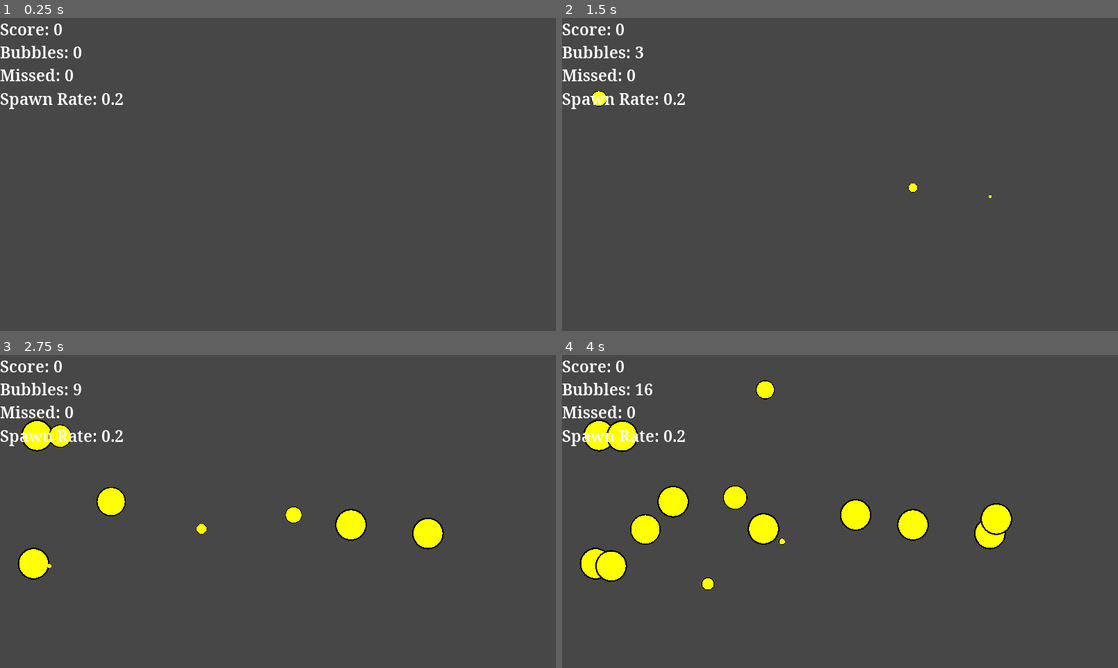
Above: before the commit, frames 1-4 (two rows, left to right).
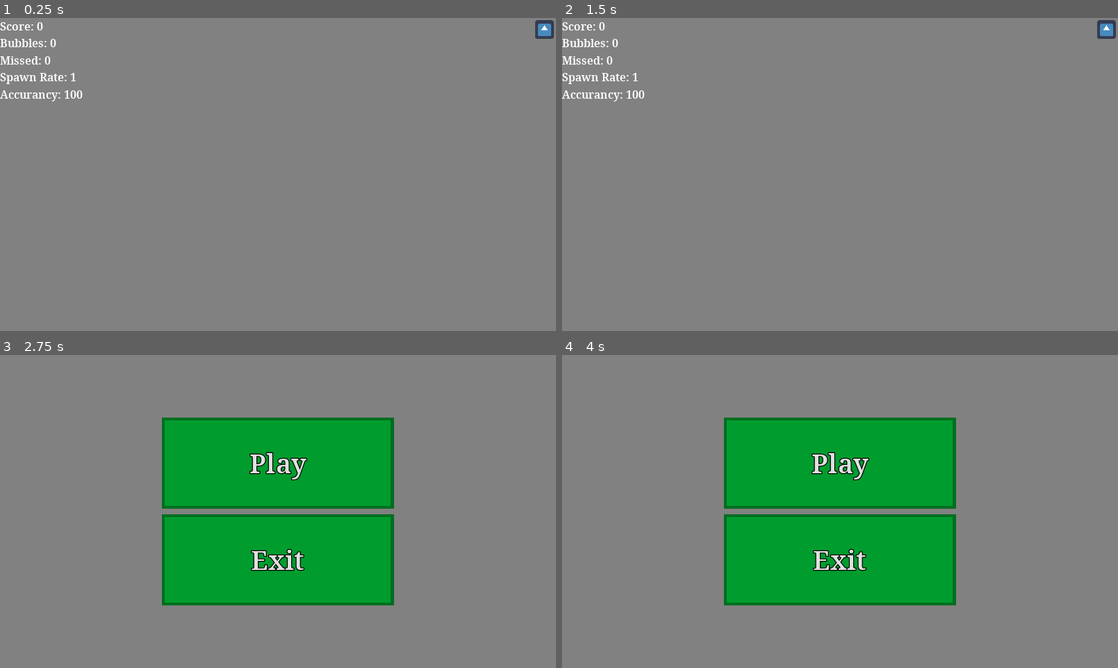
Above: after the commit, the same moments.

Repository: velzevelt/popcircle
Game: Godot game, scene res://scenes/game/game.tscn
Same seed, same stepped clock (60 frames per second), same inputs: the game is played once before the commit and once after it. The engine's default icon, where the game draws it, is replaced by a stand-in: a white triangle on a blue panel in a dark square.
Inputs (mouse positions are in pixels of both pictures, inside the frame that each line leads up to):
- Up to frame 1 (0.25 s): no input
- Up to frame 2 (1.5 s): click (1106, 30) at 0.52 s; click (840, 127) at 1.25 s, where only the run after the commit has a clickable "Play"
- Up to frame 3 (2.75 s): click (544, 367) at 2.02 s
- Up to frame 4 (4 s): click (840, 464) at 2.75 s, where only the run after the commit has a clickable "Play"; click (1106, 367) at 3.52 s

The runs differ from the first frame. In frame 1, 100% of the frame differs, in the area x 0-100%, y 0-100%; in frame 2, 100%; in frame 3, 100%; in frame 4, 100%.

Commit message:
upd

Diff:
--- a/project.godot
+++ b/project.godot
@@ -7,6 +7,16 @@
 ;   param=value ; assign values to parameters
 
 config_version=4
+
+_global_script_classes=[ {
+"base": "Node",
+"class": "CalculateAccurancy",
+"language": "GDScript",
+"path": "res://scenes/game/calculate_accurancy.gd"
+} ]
+_global_script_class_icons={
+"CalculateAccurancy": ""
+}
 
 [application]
 
@@ -34,6 +44,22 @@
 
 common/drop_mouse_on_gui_input_disabled=true
 
+[input]
+
+click={
+"deadzone": 0.5,
+"events": [ Object(InputEventMouseButton,"resource_local_to_scene":false,"resource_name":"","device":0,"alt":false,"shift":false,"control":false,"meta":false,"command":false,"button_mask":0,"position":Vector2( 0, 0 ),"global_position":Vector2( 0, 0 ),"factor":1.0,"button_index":1,"pressed":false,"doubleclick":false,"script":null)
+, Object(InputEventKey,"resource_local_to_scene":false,"resource_name":"","device":0,"alt":false,"shift":false,"control":false,"meta":false,"command":false,"pressed":false,"scancode":0,"physical_scancode":88,"unicode":0,"echo":false,"script":null)
+, Object(InputEventKey,"resource_local_to_scene":false,"resource_name":"","device":0,"alt":false,"shift":false,"control":false,"meta":false,"command":false,"pressed":false,"scancode":0,"physical_scancode":90,"unicode":0,"echo":false,"script":null)
+, Object(InputEventKey,"resource_local_to_scene":false,"resource_name":"","device":0,"alt":false,"shift":false,"control":false,"meta":false,"command":false,"pressed":false,"scancode":0,"physical_scancode":67,"unicode":0,"echo":false,"script":null)
+, Object(InputEventKey,"resource_local_to_scene":false,"resource_name":"","device":0,"alt":false,"shift":false,"control":false,"meta":false,"command":false,"pressed":false,"scancode":0,"physical_scancode":87,"unicode":0,"echo":false,"script":null)
+, Object(InputEventKey,"resource_local_to_scene":false,"resource_name":"","device":0,"alt":false,"shift":false,"control":false,"meta":false,"command":false,"pressed":false,"scancode":0,"physical_scancode":65,"unicode":0,"echo":false,"script":null)
+, Object(InputEventKey,"resource_local_to_scene":false,"resource_name":"","device":0,"alt":false,"shift":false,"control":false,"meta":false,"command":false,"pressed":false,"scancode":0,"physical_scancode":69,"unicode":0,"echo":false,"script":null)
+, Object(InputEventKey,"resource_local_to_scene":false,"resource_name":"","device":0,"alt":false,"shift":false,"control":false,"meta":false,"command":false,"pressed":false,"scancode":0,"physical_scancode":81,"unicode":0,"echo":false,"script":null)
+, Object(InputEventKey,"resource_local_to_scene":false,"resource_name":"","device":0,"alt":false,"shift":false,"control":false,"meta":false,"command":false,"pressed":false,"scancode":0,"physical_scancode":68,"unicode":0,"echo":false,"script":null)
+ ]
+}
+
 [input_devices]
 
 pointing/emulate_touch_from_mouse=true
--- a/scenes/bubble/bubble.tscn
+++ b/scenes/bubble/bubble.tscn
@@ -10,6 +10,8 @@
 [node name="Bubble" type="Node2D"]
 position = Vector2( 300, 0 )
 script = ExtResource( 1 )
+albedo = Color( 0.745098, 0.129412, 0.215686, 1 )
+outline_color = Color( 0.521569, 0.0901961, 0.152941, 1 )
 init_radius = 50
 init_outline_thickness = 5
 fade_in_duration = 1.0
--- a/scenes/bubble/circle.gd
+++ b/scenes/bubble/circle.gd
@@ -41,6 +41,10 @@
 		if event.pressed and _mouse_entered and not _handled:
 			_handled = true
 			_fade_out()
+			return
+	elif Input.is_action_pressed("click") and _mouse_entered and not _handled:
+		_handled = true
+		_fade_out()
 
 
 
--- /dev/null
+++ b/scenes/game/accurancy_label.gd
@@ -0,0 +1,17 @@
+extends Label
+
+var accurancy := 100.0
+var prefix := "Accurancy: "
+
+
+func _update_text():
+	text = prefix + str(accurancy)
+
+
+func _ready():
+	_update_text()
+
+
+func _on_CalculateAccurancy_accurancy_updated(new_accurancy):
+	accurancy = new_accurancy
+	_update_text()
--- /dev/null
+++ b/scenes/game/back_button.gd
@@ -0,0 +1,9 @@
+extends Button
+
+func _ready():
+	connect("pressed", self, "_on_pressed")
+
+
+func _on_pressed():
+	get_tree().change_scene("res://scenes/menu/menu.tscn")
+	get_tree().paused = false
--- /dev/null
+++ b/scenes/game/back_button_texture.gd
@@ -0,0 +1,9 @@
+extends TextureButton
+
+func _ready():
+	connect("pressed", self, "_on_pressed")
+
+
+func _on_pressed():
+	get_tree().change_scene("res://scenes/menu/menu.tscn")
+	get_tree().paused = false
--- /dev/null
+++ b/scenes/game/calculate_accurancy.gd
@@ -0,0 +1,44 @@
+class_name CalculateAccurancy
+extends Node
+
+signal accurancy_too_small
+signal accurancy_updated(new_accurancy)
+
+## Min accurancy player shoud be to not lose
+export var min_accurancy = 51
+
+var accurancy: float = 100.0
+var failed = 0
+var completed = 0
+
+func update_accurancy():
+	accurancy = calculate_accurancy(failed, completed)
+	if accurancy < min_accurancy:
+		emit_signal("accurancy_too_small")
+
+	emit_signal("accurancy_updated", accurancy)
+
+
+func calculate_accurancy(missed: int, score: int) -> float:
+	if missed == 0:
+		return 100.0
+
+	if missed >= score:
+		return 0.0
+
+	if score == 0:
+		score = 1
+
+	var result = float(missed) / float(score) * 100.0 - 100.0
+	result = abs(result)
+	return result
+
+
+func _on_Spawner_task_completed():
+	completed += 1
+	update_accurancy()
+
+
+func _on_Spawner_task_failed():
+	failed += 1
+	update_accurancy()
--- a/scenes/game/game.tscn
+++ b/scenes/game/game.tscn
@@ -7,6 +7,12 @@
 [ext_resource path="res://scenes/game/missed_label.gd" type="Script" id=5]
 [ext_resource path="res://scenes/game/game.gd" type="Script" id=6]
 [ext_resource path="res://scenes/game/spawn_rate_label.gd" type="Script" id=7]
+[ext_resource path="res://scenes/game/accurancy_label.gd" type="Script" id=8]
+[ext_resource path="res://scenes/game/calculate_accurancy.gd" type="Script" id=9]
+[ext_resource path="res://scenes/game/game_over.tscn" type="PackedScene" id=10]
+[ext_resource path="res://scenes/game/game_over_canvas.gd" type="Script" id=11]
+[ext_resource path="res://icon.png" type="Texture" id=12]
+[ext_resource path="res://scenes/game/back_button_texture.gd" type="Script" id=13]
 
 [node name="World" type="Node2D"]
 script = ExtResource( 6 )
@@ -23,7 +29,7 @@
 mouse_filter = 2
 size_flags_horizontal = 3
 size_flags_vertical = 3
-color = Color( 0.282353, 0.282353, 0.282353, 1 )
+color = Color( 0.509804, 0.509804, 0.509804, 1 )
 
 [node name="Spawner" parent="." instance=ExtResource( 1 )]
 
@@ -35,38 +41,73 @@
 mouse_filter = 2
 
 [node name="ScoreLabel" type="Label" parent="CanvasLayer2/VBoxContainer"]
-margin_right = 346.0
-margin_bottom = 78.0
+margin_right = 241.0
+margin_bottom = 55.0
 custom_fonts/font = ExtResource( 2 )
 text = "Score: "
 script = ExtResource( 3 )
 
 [node name="BubblesLabel" type="Label" parent="CanvasLayer2/VBoxContainer"]
-margin_top = 82.0
-margin_right = 346.0
-margin_bottom = 160.0
+margin_top = 59.0
+margin_right = 241.0
+margin_bottom = 114.0
 custom_fonts/font = ExtResource( 2 )
 text = "Bubbles:"
 script = ExtResource( 4 )
 
 [node name="MissedLabel" type="Label" parent="CanvasLayer2/VBoxContainer"]
-margin_top = 164.0
-margin_right = 346.0
-margin_bottom = 242.0
+margin_top = 118.0
+margin_right = 241.0
+margin_bottom = 173.0
 custom_fonts/font = ExtResource( 2 )
 text = "Missed:"
 script = ExtResource( 5 )
 
 [node name="SpawnRateLabel" type="Label" parent="CanvasLayer2/VBoxContainer"]
-margin_top = 246.0
-margin_right = 346.0
-margin_bottom = 324.0
+margin_top = 177.0
+margin_right = 241.0
+margin_bottom = 232.0
 custom_fonts/font = ExtResource( 2 )
 text = "Spawn Rate:"
 script = ExtResource( 7 )
+
+[node name="AccurancyLabel" type="Label" parent="CanvasLayer2/VBoxContainer"]
+margin_top = 236.0
+margin_right = 241.0
+margin_bottom = 291.0
+custom_fonts/font = ExtResource( 2 )
+text = "Accurancy:"
+script = ExtResource( 8 )
+
+[node name="TextureButton" type="TextureButton" parent="CanvasLayer2"]
+anchor_left = 1.0
+anchor_right = 1.0
+margin_left = -72.0
+margin_top = 8.0
+margin_right = -8.0
+margin_bottom = 72.0
+texture_normal = ExtResource( 12 )
+script = ExtResource( 13 )
+
+[node name="CalculateAccurancy" type="Node" parent="."]
+script = ExtResource( 9 )
+
+[node name="CanvasLayer3" type="CanvasLayer" parent="."]
+pause_mode = 2
+offset = Vector2( 2000, 0 )
+transform = Transform2D( 1, 0, 0, 1, 2000, 0 )
+script = ExtResource( 11 )
+anim_duration = 0.8
+
+[node name="GameOver" parent="CanvasLayer3" instance=ExtResource( 10 )]
 
 [connection signal="object_deleted" from="Spawner" to="CanvasLayer2/VBoxContainer/BubblesLabel" method="_on_Spawner_object_deleted"]
 [connection signal="object_spawned" from="Spawner" to="CanvasLayer2/VBoxContainer/BubblesLabel" method="_on_Spawner_object_spawned"]
 [connection signal="spawn_rate_changed" from="Spawner" to="CanvasLayer2/VBoxContainer/SpawnRateLabel" method="_on_Spawner_spawn_rate_changed"]
 [connection signal="task_completed" from="Spawner" to="CanvasLayer2/VBoxContainer/ScoreLabel" method="_on_Spawner_task_completed"]
+[connection signal="task_completed" from="Spawner" to="CalculateAccurancy" method="_on_Spawner_task_completed"]
 [connection signal="task_failed" from="Spawner" to="CanvasLayer2/VBoxContainer/MissedLabel" method="_on_Spawner_task_failed"]
+[connection signal="task_failed" from="Spawner" to="CalculateAccurancy" method="_on_Spawner_task_failed"]
+[connection signal="accurancy_too_small" from="CalculateAccurancy" to="CanvasLayer3/GameOver" method="_on_CalculateAccurancy_accurancy_too_small"]
+[connection signal="accurancy_too_small" from="CalculateAccurancy" to="CanvasLayer3" method="_on_CalculateAccurancy_accurancy_too_small"]
+[connection signal="accurancy_updated" from="CalculateAccurancy" to="CanvasLayer2/VBoxContainer/AccurancyLabel" method="_on_CalculateAccurancy_accurancy_updated"]
--- /dev/null
+++ b/scenes/game/game_over.gd
@@ -0,0 +1,9 @@
+extends Panel
+
+
+func _ready():
+	visible = false
+
+func _on_CalculateAccurancy_accurancy_too_small():
+	get_tree().paused = true
+	visible = true
--- /dev/null
+++ b/scenes/game/game_over.tscn
@@ -0,0 +1,80 @@
+[gd_scene load_steps=10 format=2]
+
+[ext_resource path="res://scenes/menu/buttons_font.tres" type="DynamicFont" id=1]
+[ext_resource path="res://scenes/game/replay_button.gd" type="Script" id=2]
+[ext_resource path="res://scenes/menu/button_normal.tres" type="StyleBox" id=3]
+[ext_resource path="res://scenes/menu/button_hover.tres" type="StyleBox" id=4]
+[ext_resource path="res://scenes/game/game_over.gd" type="Script" id=5]
+[ext_resource path="res://scenes/game/back_button.gd" type="Script" id=6]
+[ext_resource path="res://scenes/menu/button_pressed.tres" type="StyleBox" id=7]
+[ext_resource path="res://scenes/menu/game_over.tres" type="StyleBox" id=8]
+
+[sub_resource type="StyleBoxFlat" id=2]
+bg_color = Color( 0.137255, 0.137255, 0.137255, 0.215686 )
+
+[node name="GameOver" type="Panel"]
+pause_mode = 2
+anchor_right = 1.0
+anchor_bottom = 1.0
+custom_styles/panel = SubResource( 2 )
+script = ExtResource( 5 )
+
+[node name="Panel" type="Panel" parent="."]
+anchor_left = 0.5
+anchor_top = 0.5
+anchor_right = 0.5
+anchor_bottom = 0.5
+margin_left = -548.0
+margin_top = -323.5
+margin_right = 548.0
+margin_bottom = 323.5
+custom_styles/panel = ExtResource( 8 )
+
+[node name="Label" type="Label" parent="Panel"]
+anchor_left = 0.5
+anchor_right = 0.5
+margin_left = -289.0
+margin_top = 16.0
+margin_right = 289.0
+margin_bottom = 144.0
+size_flags_horizontal = 3
+size_flags_vertical = 7
+custom_fonts/font = ExtResource( 1 )
+text = "GAME OVER"
+align = 1
+uppercase = true
+
+[node name="HBoxContainer" type="HBoxContainer" parent="Panel"]
+anchor_top = 1.0
+anchor_right = 1.0
+anchor_bottom = 1.0
+margin_left = 88.0
+margin_top = -187.0
+margin_right = -85.0
+margin_bottom = -39.0
+custom_constants/separation = 32
+
+[node name="Button" type="Button" parent="Panel/HBoxContainer"]
+margin_right = 445.0
+margin_bottom = 148.0
+size_flags_horizontal = 3
+size_flags_vertical = 3
+custom_fonts/font = ExtResource( 1 )
+custom_styles/hover = ExtResource( 4 )
+custom_styles/pressed = ExtResource( 7 )
+custom_styles/normal = ExtResource( 3 )
+text = "Back"
+script = ExtResource( 6 )
+
+[node name="Button2" type="Button" parent="Panel/HBoxContainer"]
+margin_left = 477.0
+margin_right = 923.0
+margin_bottom = 148.0
+size_flags_horizontal = 3
+size_flags_vertical = 3
+custom_fonts/font = ExtResource( 1 )
+custom_styles/hover = ExtResource( 4 )
+custom_styles/pressed = ExtResource( 7 )
+custom_styles/normal = ExtResource( 3 )
+text = "Replay"
+script = ExtResource( 2 )
--- /dev/null
+++ b/scenes/game/game_over_canvas.gd
@@ -0,0 +1,10 @@
+extends CanvasLayer
+
+export var anim_duration = 0.3
+
+func fade_in():
+	var tween = create_tween()
+	tween.tween_property(self, 'offset', Vector2.ZERO, anim_duration)
+
+func _on_CalculateAccurancy_accurancy_too_small():
+	fade_in()
--- a/scenes/game/label_font.tres
+++ b/scenes/game/label_font.tres
@@ -3,5 +3,5 @@
 [ext_resource path="res://fonts/Noto Serif SemiBold Nerd Font Complete.ttf" type="DynamicFontData" id=1]
 
 [resource]
-size = 57
+size = 40
 font_data = ExtResource( 1 )
--- /dev/null
+++ b/scenes/game/replay_button.gd
@@ -0,0 +1,10 @@
+extends Button
+
+
+func _ready():
+	connect("pressed", self, "_on_pressed")
+
+
+func _on_pressed():
+	get_tree().reload_current_scene()
+	get_tree().paused = false
--- a/scenes/game/spawner.tscn
+++ b/scenes/game/spawner.tscn
@@ -6,7 +6,6 @@
 [node name="Spawner" type="Node2D"]
 script = ExtResource( 1 )
 bubble_scene = ExtResource( 2 )
-spawn_time = 0.2
 
 [node name="SpawnTimer" type="Timer" parent="."]
 autostart = true
--- /dev/null
+++ b/scenes/menu/button_hover.tres
@@ -0,0 +1,9 @@
+[gd_resource type="StyleBoxFlat" format=2]
+
+[resource]
+bg_color = Color( 0, 0.894118, 0.188235, 1 )
+border_width_left = 10
+border_width_top = 10
+border_width_right = 10
+border_width_bottom = 10
+border_color = Color( 0, 0.627451, 0.133333, 1 )
--- /dev/null
+++ b/scenes/menu/button_normal.tres
@@ -0,0 +1,9 @@
+[gd_resource type="StyleBoxFlat" format=2]
+
+[resource]
+bg_color = Color( 0, 0.619608, 0.184314, 1 )
+border_width_left = 10
+border_width_top = 10
+border_width_right = 10
+border_width_bottom = 10
+border_color = Color( 0, 0.435294, 0.129412, 1 )
--- /dev/null
+++ b/scenes/menu/button_pressed.tres
@@ -0,0 +1,9 @@
+[gd_resource type="StyleBoxFlat" format=2]
+
+[resource]
+bg_color = Color( 0, 0.458824, 0.172549, 1 )
+border_width_left = 10
+border_width_top = 10
+border_width_right = 10
+border_width_bottom = 10
+border_color = Color( 0, 0.321569, 0.121569, 1 )
--- a/scenes/menu/buttons_font.tres
+++ b/scenes/menu/buttons_font.tres
@@ -4,4 +4,7 @@
 
 [resource]
 size = 93
+outline_size = 3
+outline_color = Color( 0, 0, 0, 1 )
+extra_spacing_char = 1
 font_data = ExtResource( 1 )
--- /dev/null
+++ b/scenes/menu/game_over.tres
@@ -0,0 +1,9 @@
+[gd_resource type="StyleBoxFlat" format=2]
+
+[resource]
+bg_color = Color( 0, 0.47451, 0.945098, 1 )
+border_width_left = 10
+border_width_top = 10
+border_width_right = 10
+border_width_bottom = 10
+border_color = Color( 0, 0.333333, 0.662745, 1 )
--- a/scenes/menu/menu.tscn
+++ b/scenes/menu/menu.tscn
@@ -1,8 +1,11 @@
-[gd_scene load_steps=4 format=2]
+[gd_scene load_steps=7 format=2]
 
 [ext_resource path="res://scenes/menu/buttons_font.tres" type="DynamicFont" id=1]
 [ext_resource path="res://scenes/menu/exit_button.gd" type="Script" id=2]
 [ext_resource path="res://scenes/menu/play_button.gd" type="Script" id=3]
+[ext_resource path="res://scenes/menu/button_normal.tres" type="StyleBox" id=4]
+[ext_resource path="res://scenes/menu/button_hover.tres" type="StyleBox" id=5]
+[ext_resource path="res://scenes/menu/button_pressed.tres" type="StyleBox" id=6]
 
 [node name="Menu" type="Control"]
 anchor_right = 1.0
@@ -11,7 +14,7 @@
 [node name="ColorRect" type="ColorRect" parent="."]
 anchor_right = 1.0
 anchor_bottom = 1.0
-color = Color( 0.152941, 0.152941, 0.152941, 1 )
+color = Color( 0.509804, 0.509804, 0.509804, 1 )
 
 [node name="VBoxContainer" type="VBoxContainer" parent="."]
 anchor_left = 0.5
@@ -30,18 +33,11 @@
 size_flags_horizontal = 3
 size_flags_vertical = 3
 custom_fonts/font = ExtResource( 1 )
+custom_styles/hover = ExtResource( 5 )
+custom_styles/pressed = ExtResource( 6 )
+custom_styles/normal = ExtResource( 4 )
 text = "Play"
 script = ExtResource( 3 )
-
-[node name="Button2" type="Button" parent="VBoxContainer"]
-visible = false
-margin_top = 222.0
-margin_right = 800.0
-margin_bottom = 425.0
-size_flags_horizontal = 3
-size_flags_vertical = 3
-custom_fonts/font = ExtResource( 1 )
-text = "Settings"
 
 [node name="Button3" type="Button" parent="VBoxContainer"]
 margin_top = 334.0
@@ -50,5 +46,8 @@
 size_flags_horizontal = 3
 size_flags_vertical = 3
 custom_fonts/font = ExtResource( 1 )
+custom_styles/hover = ExtResource( 5 )
+custom_styles/pressed = ExtResource( 6 )
+custom_styles/normal = ExtResource( 4 )
 text = "Exit"
 script = ExtResource( 2 )
Not shown: 1 places in scenes/game/game.tscn that only renumber resources
